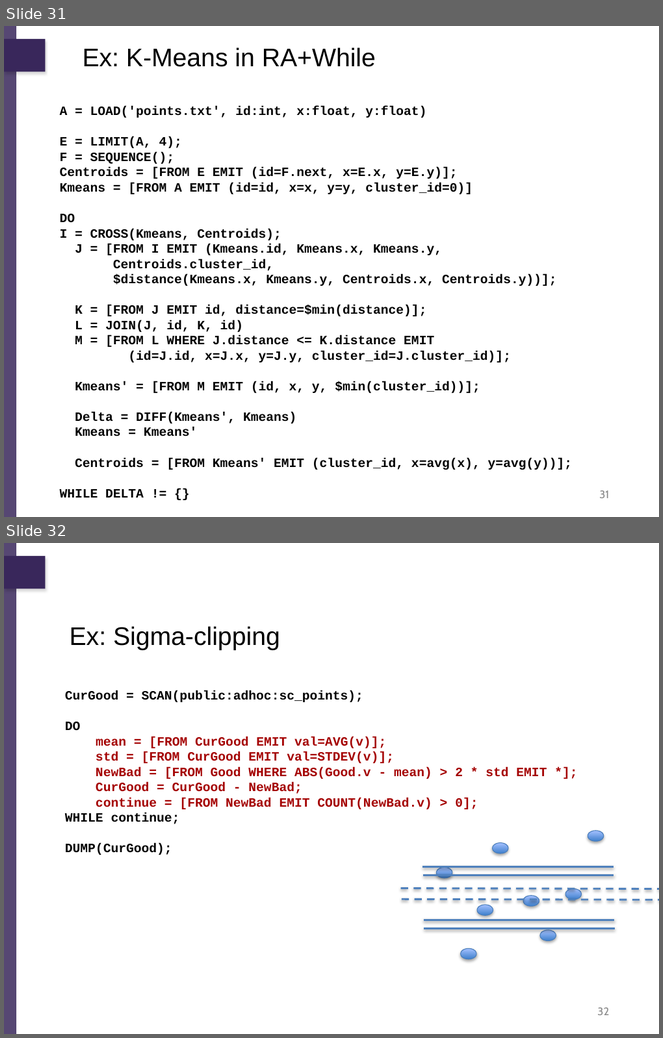
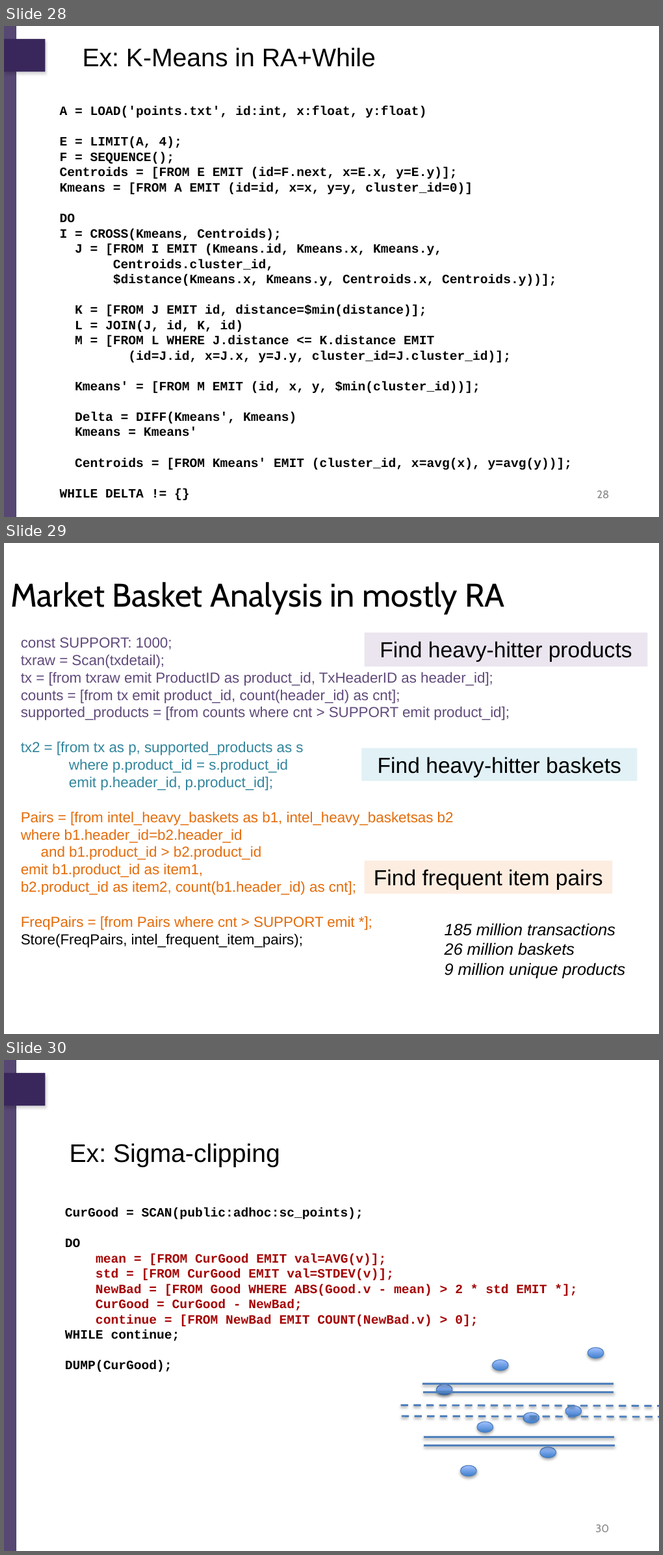
Before and after one commit to billhowe/datasci_course_materials, a slide deck: day1_data_management/part1_relational/03_relational_data_science.pptx. Shown one above the other, each under a label of ours: slides 31 and 32 before the commit, slides 28, 29 and 30 after it. The pictures are 663x1038 and 663x1555 pixels, drawn with LibreOffice and Linux fonts; fonts in the diff are those of the drawing; background and template pictures are left out. Boxes give left, top, right and bottom in pixels: in the first picture for what was removed or moved away, otherwise in the second. Text is boxed around its words. In the diff, an @@ line names an element or a change of style, - is before the commit and + after.

```diff
--- a/day1_data_management/part1_relational/03_relational_data_science.pptx
+++ b/day1_data_management/part1_relational/03_relational_data_science.pptx
@@ slide 29 added at <box>4,543,659,1034</box>, background #FFFFFF @@
@@ title added at <box>10,582,504,614</box>, 36 pt, text #000000 @@
+Market Basket Analysis in mostly RA
@@ text added at <box>21,637,510,948</box>, 16 pt, text #E46C0A @@
+const SUPPORT: 1000;
+txraw = Scan(txdetail);
+tx = [from txraw emit ProductID as product_id, TxHeaderID as header_id];
+counts = [from tx emit product_id, count(header_id) as cnt];
+supported_products = [from counts where cnt > SUPPORT emit product_id];
+tx2 = [from tx as p, supported_products as s
+where p.product_id = s.product_id
+emit p.header_id, p.product_id];
+Pairs = [from intel_heavy_baskets as b1, intel_heavy_basketsas b2
+where b1.header_id=b2.header_id
+and b1.product_id > b2.product_id
+emit b1.product_id as item1,
+b2.product_id as item2, count(b1.header_id) as cnt];
+FreqPairs = [from Pairs where cnt > SUPPORT emit *];
+Store(FreqPairs, intel_frequent_item_pairs);
@@ rectangle added at <box>364,633,648,667</box>, fill #B3A2C7 at 27% opacity, 24 pt, text #000000 @@
+Find heavy-hitter products
@@ rectangle added at <box>362,748,638,781</box>, fill #93CDDD at 27% opacity, 24 pt, text #000000 @@
+Find heavy-hitter baskets
@@ rectangle added at <box>364,861,612,893</box>, fill #FAC090 at 27% opacity, 24 pt, text #000000 @@
+Find frequent item pairs
@@ text added at <box>445,923,626,979</box>, 18 pt, text #000000, italic @@
+185 million transactions
+26 million baskets
+9 million unique products
@@ what was slide 31 is now slide 28 @@
@@ page number at <box>597,491,609,499</box>: text changed @@
-31
+28
@@ what was slide 32 is now slide 30 @@
@@ page number at <box>596,1525,609,1533</box>: text changed @@
-32
+30
```
Also in this commit, not shown: 17 slides changed, 5 other slides added, 5 slides removed, 39 other files.
